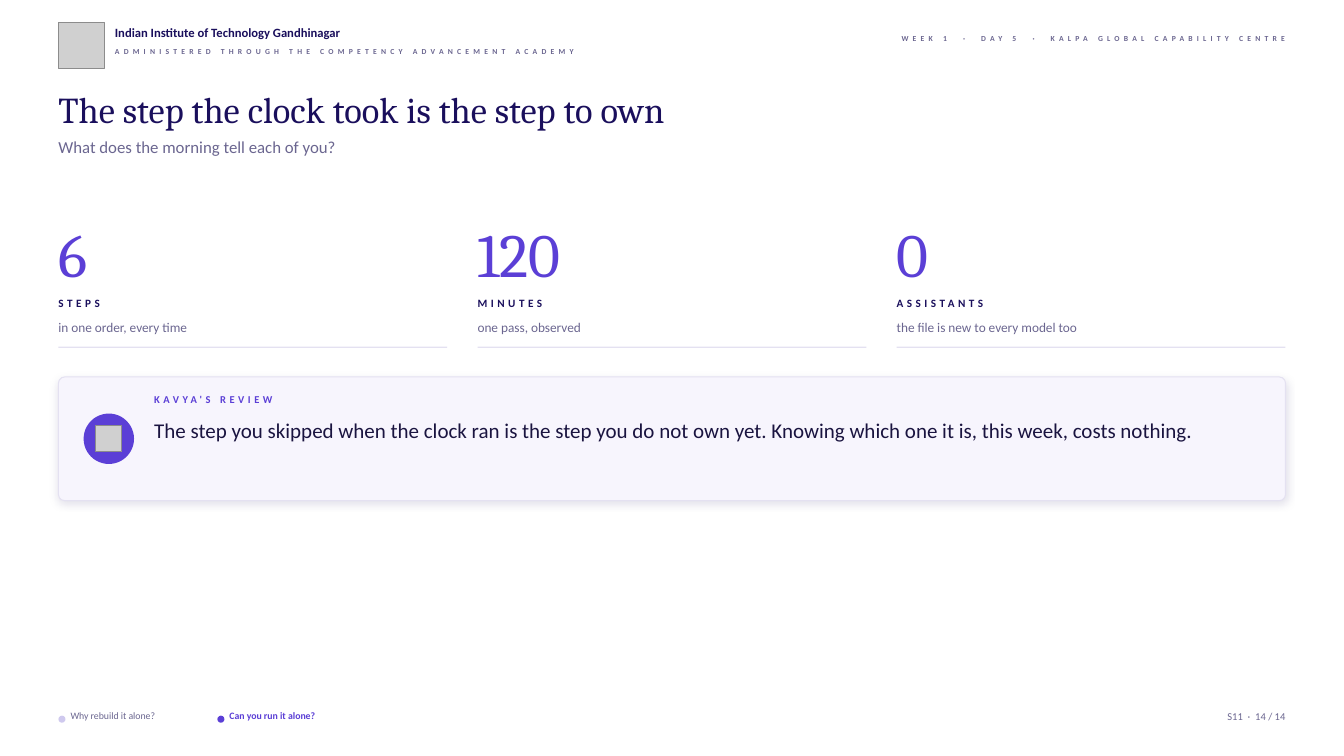
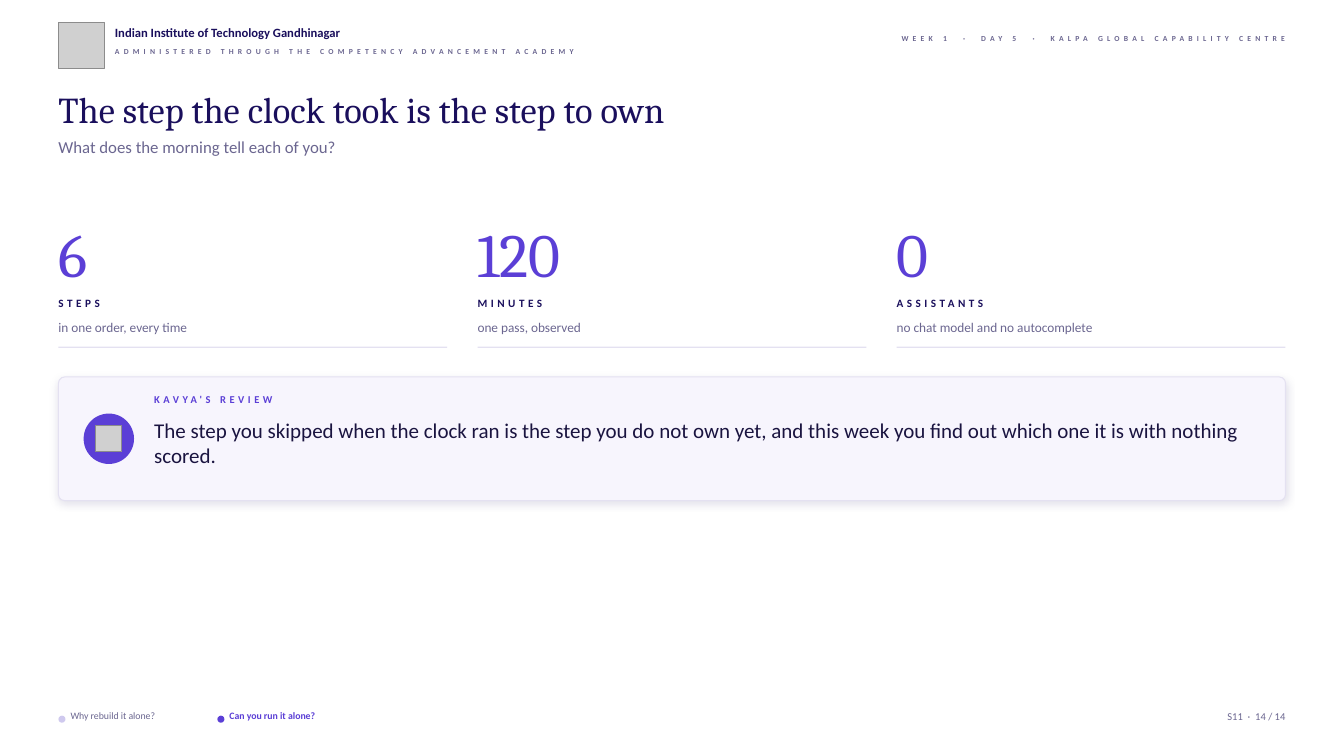
Before and after one commit to fde-academy-lab/c2-content-factory, a slide deck: slide 14 of content/W01/D5/slides/C2_W01_D05_lab_STUDENT.pptx. Drawn at 1344x756 pixels with LibreOffice and Linux fonts; fonts in the diff are those of the drawing; grey boxes stand for pictures; background and template pictures are left out. Boxes give left, top, right and bottom in pixels: in the first picture for what was removed or moved away, otherwise in the second. Text is boxed around its words. In the diff, an @@ line names an element or a change of style, - is before the commit and + after.

```diff
--- a/content/W01/D5/slides/C2_W01_D05_lab_STUDENT.pptx
+++ b/content/W01/D5/slides/C2_W01_D05_lab_STUDENT.pptx
@@ text at (897,323,1092,334): text changed @@
-the file is new to every model too
+no chat model and no autocomplete
@@ text at (154,423,1237,463): text changed @@
-The step you skipped when the clock ran is the step you do not own yet. Knowing which one it is, this week, costs nothing.
+The step you skipped when the clock ran is the step you do not own yet, and this week you find out which one it is with nothing scored.
```
Also in this commit, not shown: 12 other files.
